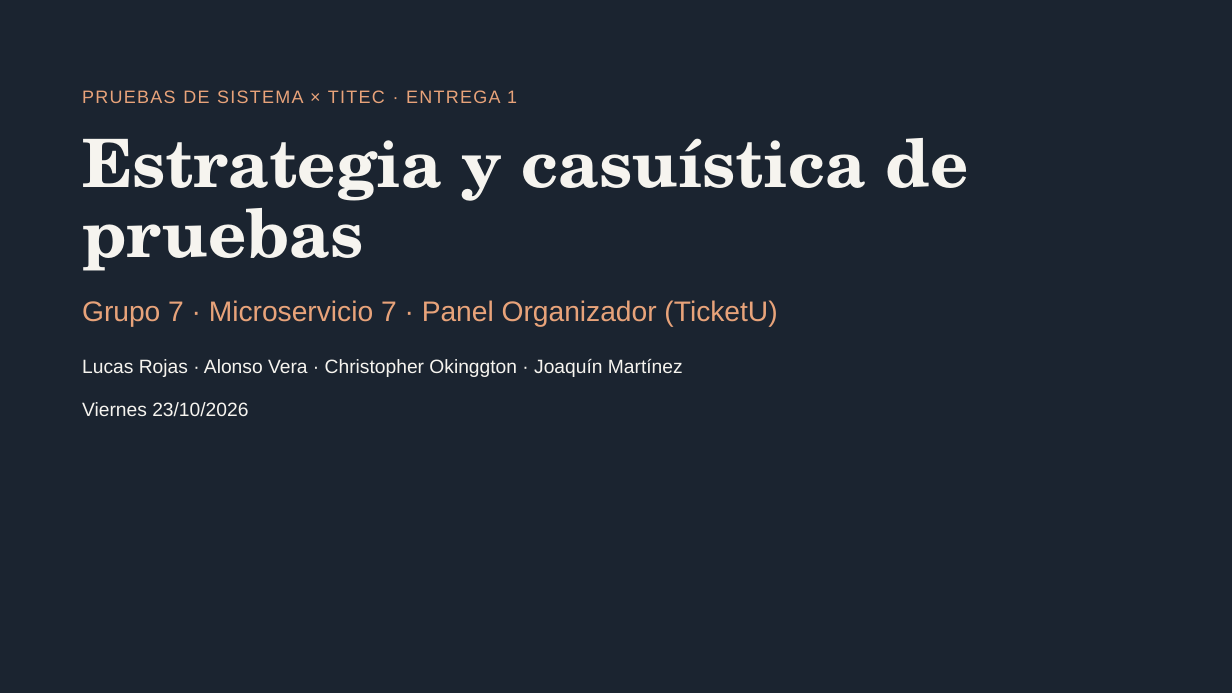
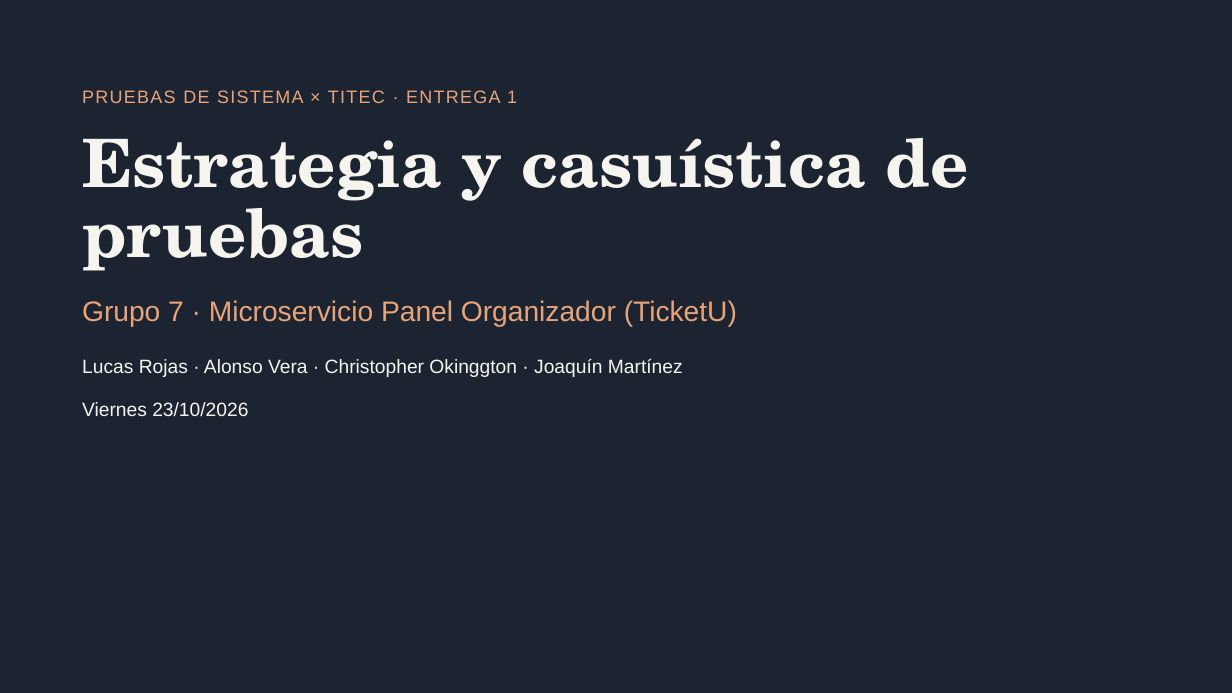
Before and after one commit to marybaxmann/Equipo-1---Panel-Organizador, a slide deck: slide 1 of qa/entrega-1/Presentacion_Entrega1_QA_PanelOrganizador.pptx. Drawn at 1232x693 pixels with LibreOffice and Linux fonts; fonts in the diff are those of the drawing. Boxes give left, top, right and bottom in pixels: in the first picture for what was removed or moved away, otherwise in the second. Text is boxed around its words. In the diff, an @@ line names an element or a change of style, - is before the commit and + after.

```diff
--- a/qa/entrega-1/Presentacion_Entrega1_QA_PanelOrganizador.pptx
+++ b/qa/entrega-1/Presentacion_Entrega1_QA_PanelOrganizador.pptx
@@ text at (82,300,737,327): text changed @@
-Grupo 7 · Microservicio 7 · Panel Organizador (TicketU)
+Grupo 7 · Microservicio Panel Organizador (TicketU)
```
Also in this commit, not shown: 2 other slides changed, 1 other file.
